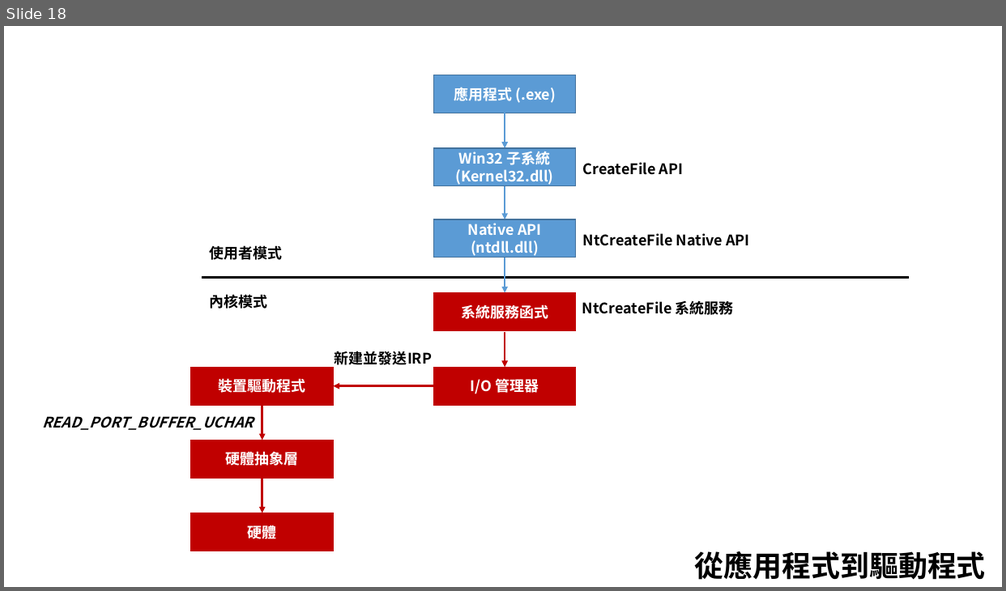
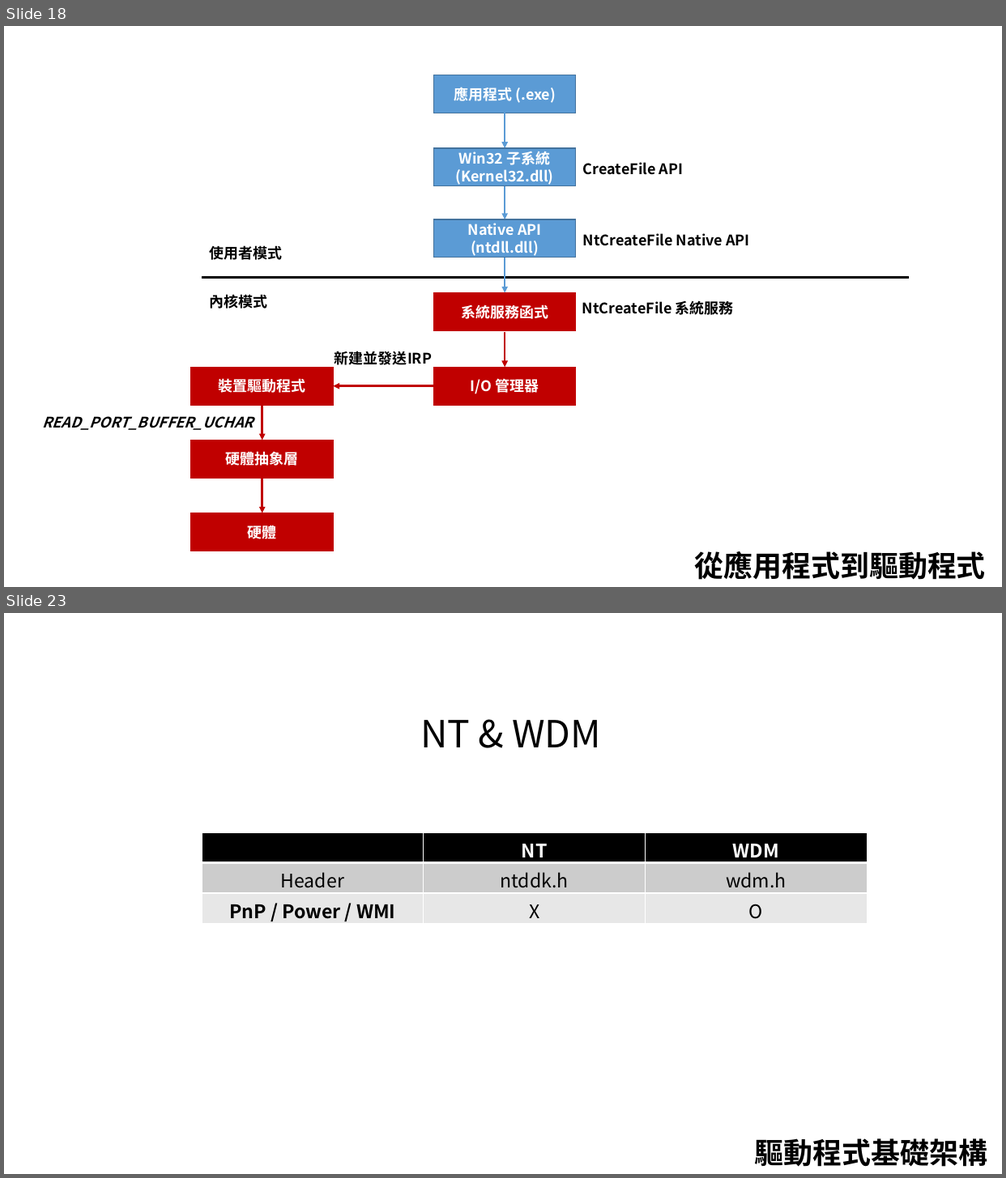
Before and after one commit to 1anhuang/Tutorial, a slide deck: WindowsDriver/Driver(Windows).pptx. Shown one above the other, each under a label of ours: slide 18 before the commit, slides 18 and 23 after it; the slides between them are not shown. The pictures are 1006x591 and 1006x1178 pixels, drawn with LibreOffice and Linux fonts; fonts in the diff are those of the drawing. Boxes give left, top, right and bottom in pixels: in the first picture for what was removed or moved away, otherwise in the second. Text is boxed around its words. In the diff, an @@ line names an element or a change of style, - is before the commit and + after.

```diff
--- a/WindowsDriver/Driver(Windows).pptx
+++ b/WindowsDriver/Driver(Windows).pptx
@@ slide 23 added at box(4, 613, 1002, 1174), background #FFFFFF @@
@@ text added at box(420, 720, 601, 747), 36 pt, text #000000 @@
+NT & WDM
@@ table added at box(202, 833, 867, 924), 3 rows, 3 columns @@
+ | NT | WDM
+Header | ntddk.h | wdm.h
+PnP / Power / WMI | X | O
@@ text added at box(755, 1139, 987, 1167), 28 pt, text #000000, bold @@
+驅動程式基礎架構
```
Also in this commit, not shown: 1 slide changed, 17 other slides added.
